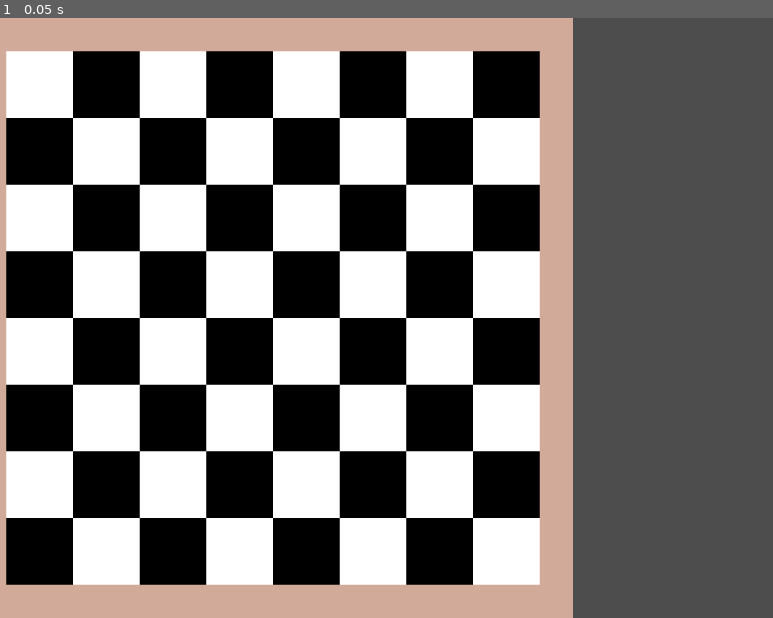
Above: before the commit, frame 1.
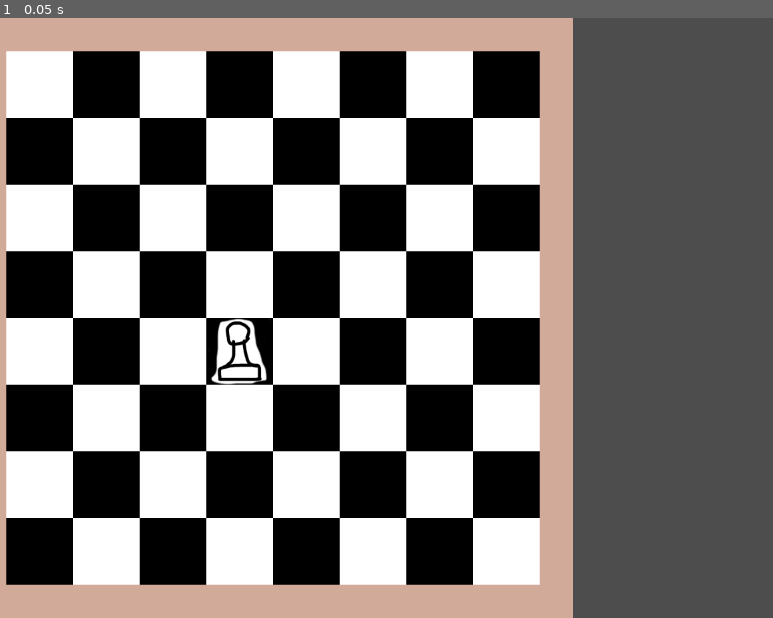
Above: after the commit, the same moment.

Repository: Hunter-1/Godot-Chess
Game: Godot game, scene res://game.tscn
Same seed, same stepped clock (60 frames per second), same inputs: the game is played once before the commit and once after it.
Inputs:
- Up to frame 1 (0.05 s): no input

The runs differ from the first frame. In frame 1, 0.5% of the frame differs, in the area x 27-35%, y 50-62%.

Commit message:
Piece is placable in a Square
A piece using a temp graphic can be placed on a space

Diff:
--- a/board.gd
+++ b/board.gd
@@ -12,7 +12,11 @@
 			add_child(square)
 			row.append(square)
 		Squares.append(row)
+	add_piece(3,4)
 
+func add_piece(row: int, col: int):
+	var piece = preload("res://piece.tscn").instantiate()
+	Squares[row][col].set_piece(piece)
 
 # Called every frame. 'delta' is the elapsed time since the previous frame.
 func _process(delta):
--- a/square.gd
+++ b/square.gd
@@ -7,12 +7,14 @@
 var offsetRow = 50
 var width = 100
 
+var piece
+
 var white_color = Color(1,1,1)
 var black_color = Color(0,0,0)
 
 func initialize(row: int, col: int):
 	boardPosition = Vector2i(row, col)
-	position = Vector2(offsetCol + col * width, offsetRow + row * width)
+	position = _get_squarePosition()
 
 # Called when the node enters the scene tree for the first time.
 func _ready():
@@ -25,6 +27,14 @@
 func get_boardPosition():
 	return boardPosition
 
+func _get_squarePosition():
+	return Vector2(offsetCol + boardPosition.x * width, offsetRow + boardPosition.y * width)
+
+func set_piece(piece):
+	add_child(piece)
+	self.piece = piece
+
+
 # Called every frame. 'delta' is the elapsed time since the previous frame.
 func _process(delta):
 	pass
